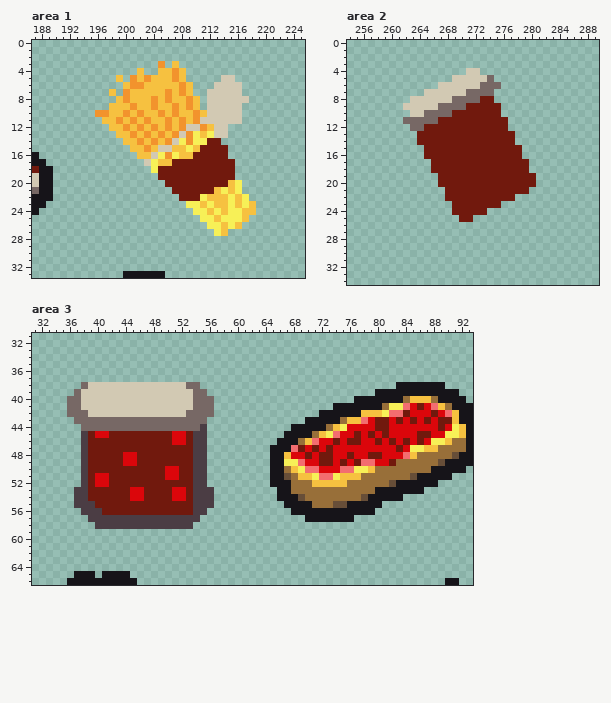
File history of a pixel-art file, godot/res/sprites/items.aseprite. That is the earlier state.
320x320 pixels, 1 frame. Shown: area 1: x 187..225, y 0..33; area 2: x 254..289, y 0..34; area 3: x 31..93, y 31..66. The commit also changed other parts of the picture, which this record leaves out.
The same view after the edit:
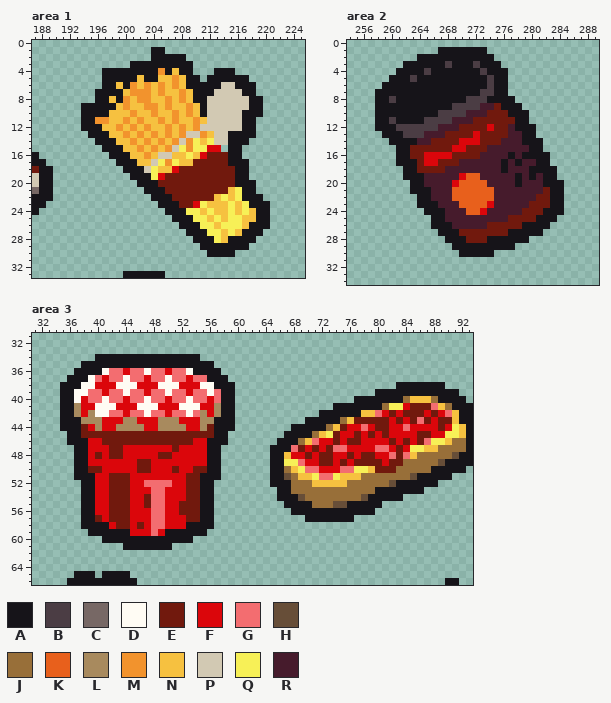
Palette (. is transparent): A #161419  B #4b3d44  C #776865  D #fffcf4  E #71190d  F #db060b  G #f36d70  H #674e38  J #986f39  K #e8601c  L #a88a5e  M #f2932d  N #f6c140  P #d2c9b3  Q #f7f057  R #461b2c
What changed:
Changed rows in their new state; - is an unchanged pixel.
Area 1, layers "Layer 1", "Main":
first column x 194:
 1 ----------AA---------------
 2 ----------AAAAA------------
 3 -------AAAAAAAAA-----------
 4 ---AAAAAAAAMANAA---AAA-----
 5 ---AAAAA-AA----AA-AAAAAA---
 6 ---AANA-NM-M-MNAAAAA--AAA--
 7 --AAAANMMM-MN---AAA----AA--
 8 --AANA--MMN---MNAA------AA-
 9 AAAAA-MN-M--MN---A-----PAA-
10 AAAA--NMN-MN---MNA-----AAA-
11 AAMM-NMNMN-MNMN--N-----AA--
12 AAAN-MNMNMN----NMPP--PPAA--
13 -AAAN-MNMNMNMNMPPMN--AAAA--
14 --AAAN-MNMNMNMP--NQPPAAA---
15 ---AAAN-MNMNMPQMQQFF.AA----
16 ----AAAN-MNPPN-QNF---AA----
17 -----AAANNPQMQNN-----AAA---
18 ------AAAP-NNF--------AA---
19 -------AAAQF----------AA---
20 --------AAAE---------EAAA--
21 ---------AAAE------EE--AA--
22 ----------AAAE---EE-QNQAAA-
23 -----------AAAEEFQN-----AAA
24 ------------AAAQ-NQN--NQ-AA
25 -------------AAAQ-NQN---NAA
26 --------------AAAQ-NQ-QNAAA
27 ---------------AAAQ--QNAAA-
28 ----------------AAAQNAAAA--
29 -----------------AAAAAAA---
30 ------------------AAAA-----
Area 2, layers "Layer 1", "Main":
first column x 258:
 1 ---------AAAAAAA-----------
 2 ------AAAAAAAAAAA----------
 3 ----AAAAAABAAABAAA---------
 4 ---AAAABAAAAAAABAAA--------
 5 --AAABAAAAAAAAAABAA--------
 6 -AAAAAAAAAAAAAAABAA--------
 7 AAAAAAAAAAAAAAABBAA--------
 8 AABAAAAAAAAAABBBAAAA-------
 9 AAAAAAAAAAABBBBRR-AAA------
10 AAAAAAAAABBBBRRR--EAAA-----
11 AABAAAABBBBRRR-----EAA-----
12 AAABBBBBBRRR----F--RAAA----
13 -AAABBBRRR----F----RRAA----
14 --AAAARR----FFF---RRRAAA---
15 ---AAEE----FF---RRRRRRAA---
16 ---AAEEFFFF----RRRRARAAAA--
17 ---AAAEFF---RRRRRRARARRAA--
18 ----AAEE--RRRRRRRRARRRAAAA-
19 ----AAARRRRRFKKRRRRRARARAA-
20 -----AARRRRFKKKKRRRRARRRAAA
21 -----AAARRRKKKKKKRRRRRRREAA
22 ------AARRRKKKKKKRRRRRREEAA
23 ------AAARRRKKKKFRRRRREEEAA
24 -------AAARRRKKFRRRRREEEAAA
25 --------AARRRRRRRRREEEEAAA-
26 --------AAARRRRREEEEEAAAA--
27 ---------AAAEEEEEEEAAAAA---
28 ----------AAAEEEAAAAAA-----
29 -----------AAAAAAAAA-------
30 ------------AAAAA----------
Area 3, layers "Layer 1", "Main":
first column x 35:
34 -----AAAAAAAAAAAAAAA---------------------------------
35 ---AAAAAAAAAAAAAAAAAAA-------------------------------
36 --AAAADGGFGGDGGFGGDAAAA------------------------------
37 -AAADGFGGDGGFGGDGGFGGAAA-----------------------------
38 AAADDFFFDDDFFFDDDFFFDDAAA----------------------------
39 AADDGGFGGDGGFGGDGGFGGDGAA----------------------------
40 AADFGGDGGFGGDGGFGGDGGFGAA----------------------------
41 AALFFDDDFFFDDDFFFDDDFFLAA------------------------FE-E
42 AALFLDDGGFGGDGGFGGDGLFLAA--------------------GFEF-EE-
43 AAALLLFFFLLFFFLLLFFFLLAAA-----------------EEE------G-
44 AAAEFLFFLLLLFFLLLLFFLEAAA---------------E--G-----G---
45 -AAE-EE---------EE-EEEAA---------------E-------------
46 -AAAFF----------EE-FFAAA---------------------F------G
47 --AAFFF--FFFFFFF-FFFFAA----------------GG----GG------
48 --AAF-F----FFF--FFFFFAA--------------------E-F-GE----
49 --AAFFFFF----FFFFFFFFAA--------------------EEE--E----
50 --AA--FFFFF--FF-EFFEEAA----------------------EEE-----
51 --AAA-----FFFFF--F-EAAA------------------------------
52 ---AA-----FFGGGGFF-EAA-------------------------------
53 --.AAFF-----FGGF---EAA-------------------------------
54 --.AAFF------GGF---EAA-------------------------------
55 --.AAFF---FF-GGFF--EAA-------------------------------
56 ---AAFF---FFFGGFF--EAA-------------------------------
57 ---AAEFEEEFFFGGFFFEEAA-------------------------------
58 ---AAAAFEEFEFGGFFFAAAA-------------------------------
59 ----AAAAAAFFFGFAAAAAA--------------------------------
60 ------AAAAAAAAAAAAA----------------------------------
61 ---------AAAAAAA-------------------------------------
Where, in picture pixels (left, top, right, bottom), the same in both pictures:
changed: (81, 47, 270, 257)
changed: (375, 47, 564, 257)
changed: (60, 354, 235, 550)
changed: (333, 403, 431, 473)
